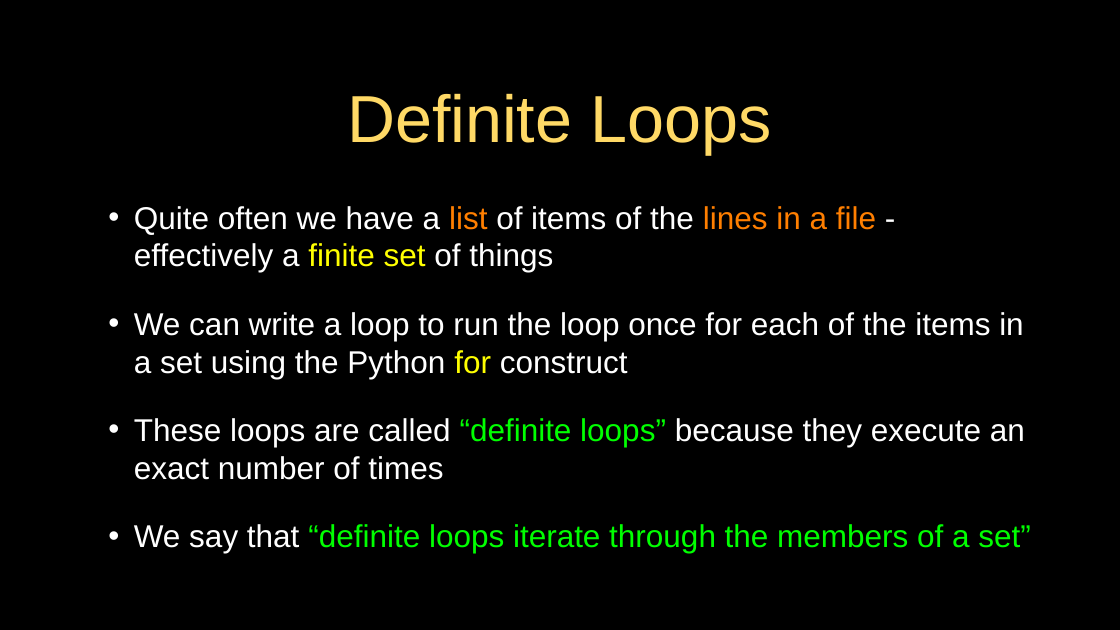
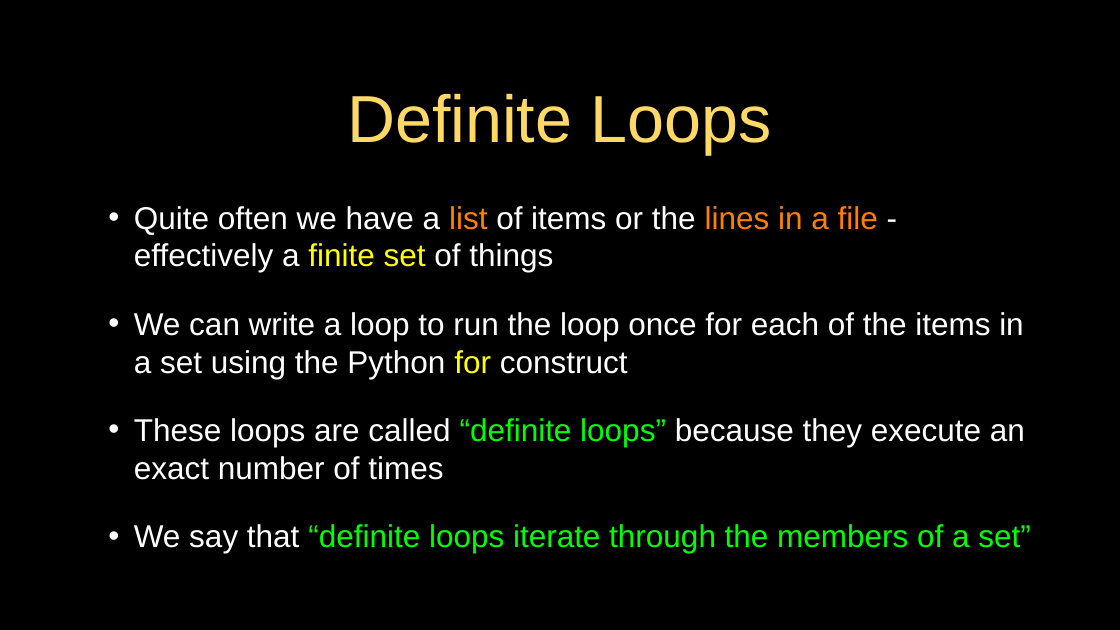
Before and after one commit to SOsintOps/py4e, a slide deck: slide 13 of lectures3/Pythonlearn-05-Iterations.pptx. Drawn at 1120x630 pixels with LibreOffice and Linux fonts; fonts in the diff are those of the drawing. Boxes give left, top, right and bottom in pixels: in the first picture for what was removed or moved away, otherwise in the second. Text is boxed around its words. In the diff, an @@ line names an element or a change of style, - is before the commit and + after.

Commit message:
Fix text and code errors in the chapter slides
Fixes 59 errors in the 16 chapter presentations (lectures3/Pythonlearn-NN-*.pptx):
typos, en dashes and curly quotes in code that Python rejects, Python 2 output
and messages (raw_input, <type 'list'>, range returning a list, u'' strings),
output that the code does not print, def __init(self)__, a missing ssl context
in opengeo.py, HTTP requests without \r\n, and a few wrong technical statements.
Only the text runs that change are edited; colors and layout are kept.

```diff
--- a/lectures3/Pythonlearn-05-Iterations.pptx
+++ b/lectures3/Pythonlearn-05-Iterations.pptx
@@ text at [134,206,878,272]: text changed @@
-• Quite often we have a list of items of the lines in a file - effectively a finite set of things
+• Quite often we have a list of items or the lines in a file - effectively a finite set of things
```
Also in this commit, not shown: 3 other slides changed, 15 other files.
